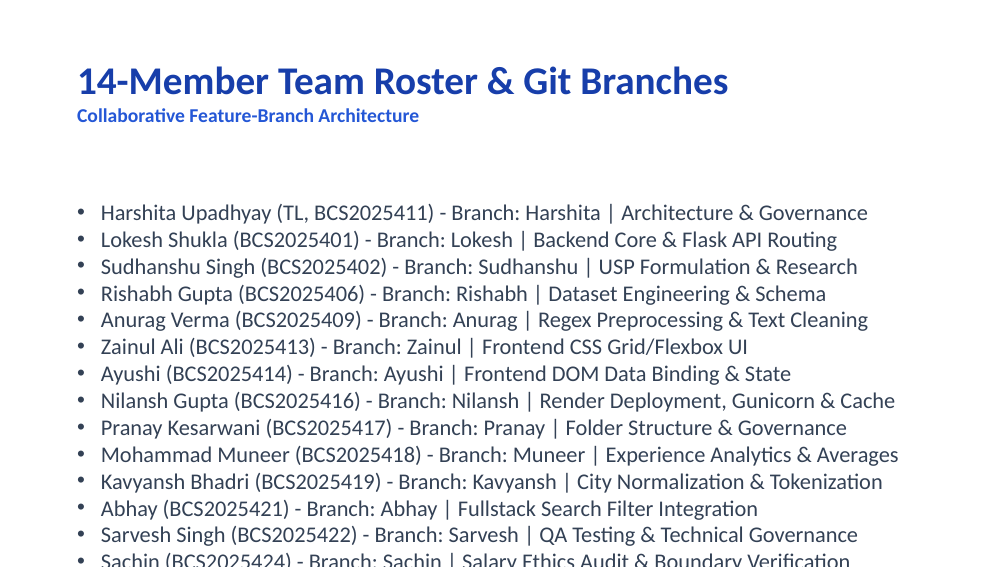
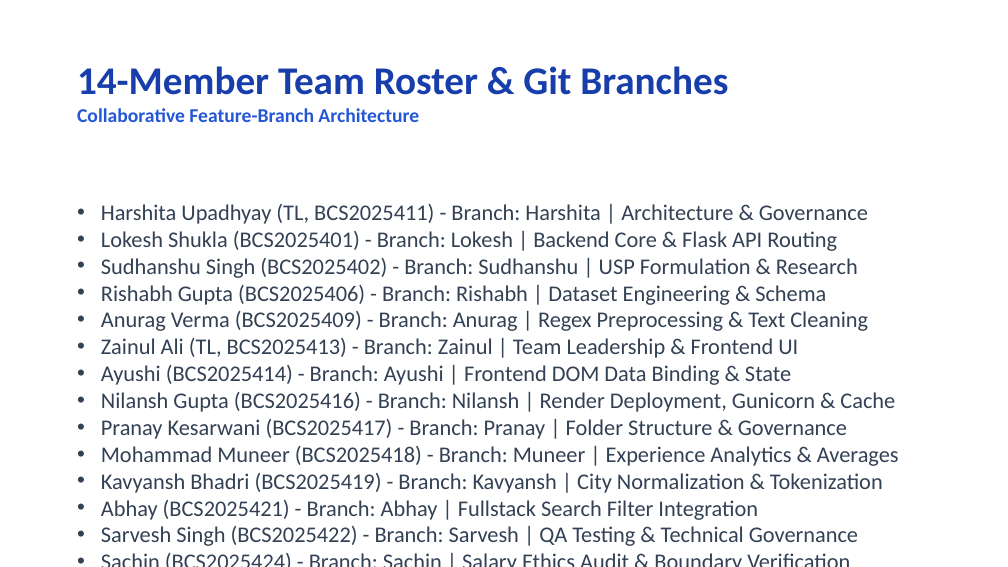
Before and after one commit to igris-bit/Job-Market-Skills-and-Salary-Analysis, a slide deck: slide 4 of presentation/Job_Market_Skills_and_Salary_Analysis_Presentation.pptx. Drawn at 1008x567 pixels with LibreOffice and Linux fonts; fonts in the diff are those of the drawing. Boxes give left, top, right and bottom in pixels: in the first picture for what was removed or moved away, otherwise in the second. Text is boxed around its words. In the diff, an @@ line names an element or a change of style, - is before the commit and + after.

Commit message:
docs: synchronize report, readme, pdf, presentations and designate dual team leaders

```diff
--- a/presentation/Job_Market_Skills_and_Salary_Analysis_Presentation.pptx
+++ b/presentation/Job_Market_Skills_and_Salary_Analysis_Presentation.pptx
@@ text at bbox=[101, 338, 798, 358]: text changed @@
-• Zainul Ali (BCS2025413) - Branch: Zainul | Frontend CSS Grid/Flexbox UI
+• Zainul Ali (TL, BCS2025413) - Branch: Zainul | Team Leadership & Frontend UI
```
Also in this commit, not shown: 1 other slide changed, 9 other files.
